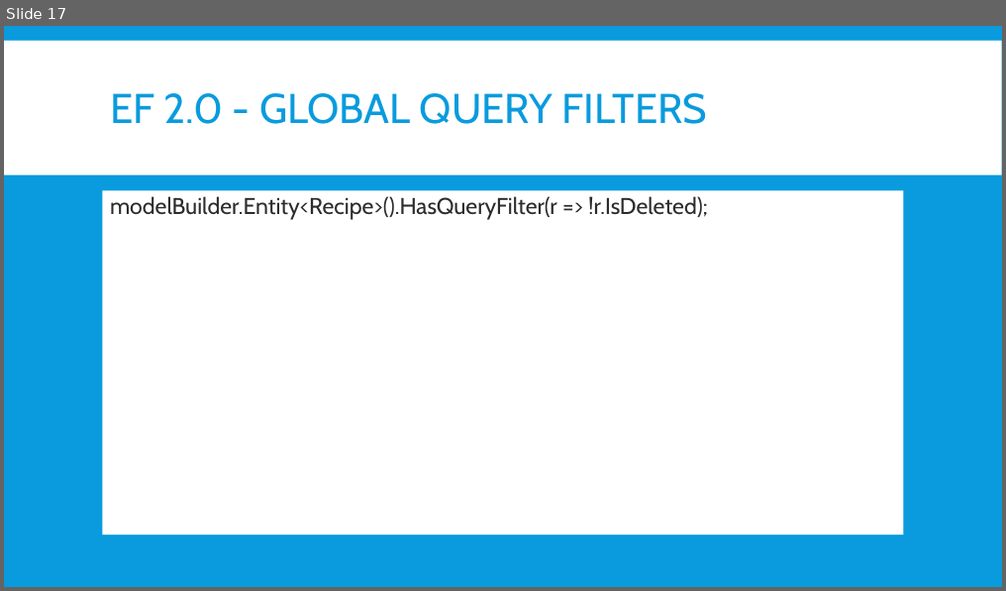
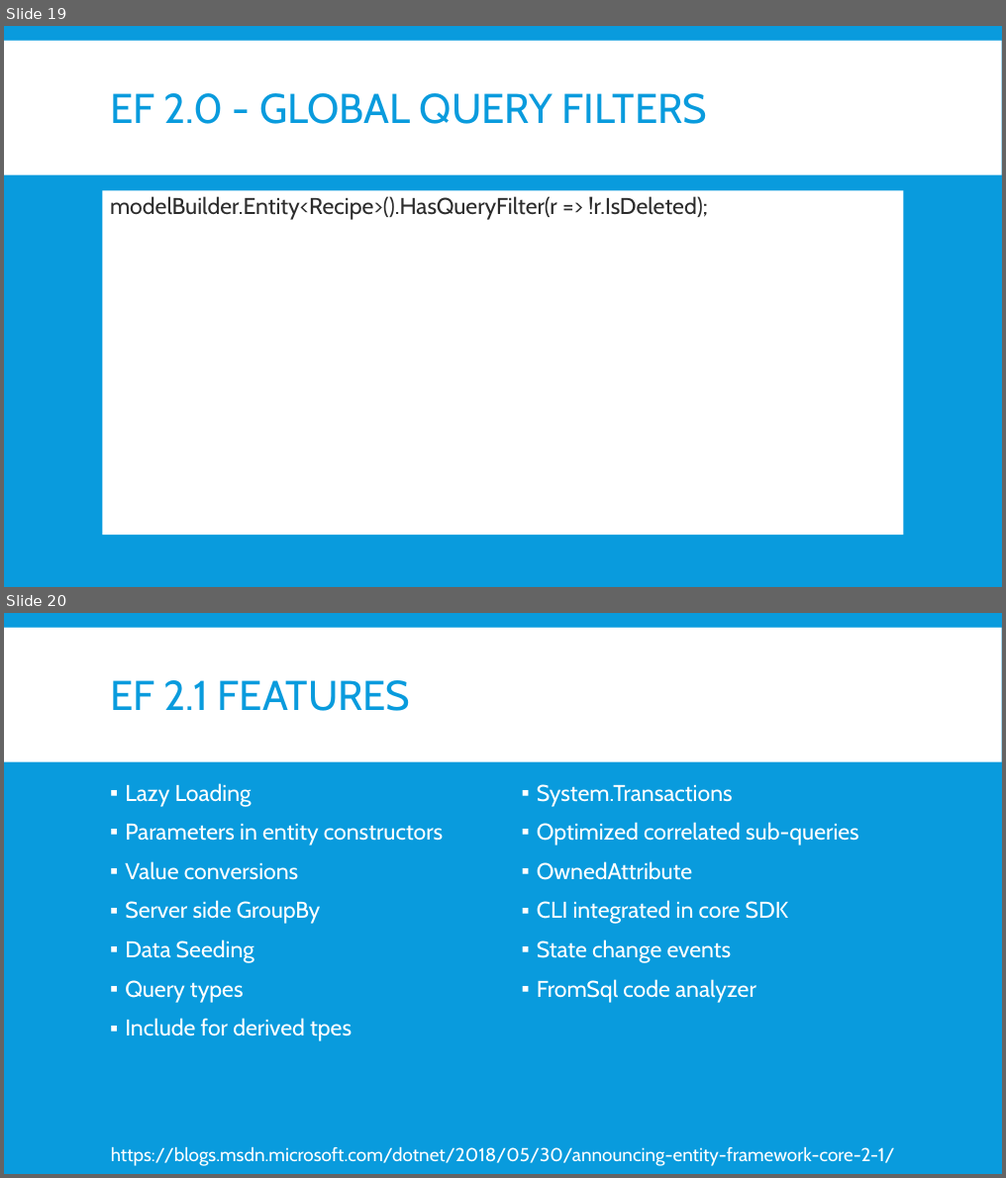
Before and after one commit to jwooley/EfCore, a slide deck: EfCoreGettingStarted.pptx. Shown one above the other, each under a label of ours: slide 17 before the commit, slides 19 and 20 after it. The pictures are 1006x591 and 1006x1178 pixels, drawn with LibreOffice and Linux fonts; fonts in the diff are those of the drawing. Boxes give left, top, right and bottom in pixels: in the first picture for what was removed or moved away, otherwise in the second. Text is boxed around its words. In the diff, an @@ line names an element or a change of style, - is before the commit and + after.

```diff
--- a/EfCoreGettingStarted.pptx
+++ b/EfCoreGettingStarted.pptx
@@ slide 20 added at box(4, 613, 1002, 1174), background #099BDD; not listed: 1 template element that a slide beside it also shows @@
@@ title added at box(110, 680, 411, 711), 40 pt, text #099BDD @@
+EF 2.1 FEATURES
@@ text added at box(125, 783, 443, 1042), 22 pt, text #FFFFFF @@
+▪ Lazy Loading
+▪ Parameters in entity constructors
+▪ Value conversions
+▪ Server side GroupBy
+▪ Data Seeding
+▪ Query types
+▪ Include for derived tpes
@@ text added at box(537, 784, 859, 1003), 22 pt, text #FFFFFF @@
+▪ System.Transactions
+▪ Optimized correlated sub-queries
+▪ OwnedAttribute
+▪ CLI integrated in core SDK
+▪ State change events
+▪ FromSql code analyzer
@@ text added at box(111, 1147, 895, 1166), 18 pt, text #FFFFFF @@
+https://blogs.msdn.microsoft.com/dotnet/2018/05/30/announcing-entity-framework-core-2-1/
@@ what was slide 17 is now slide 19 @@
```
Also in this commit, not shown: 2 slides changed, 2 other slides added, 6 other files.
